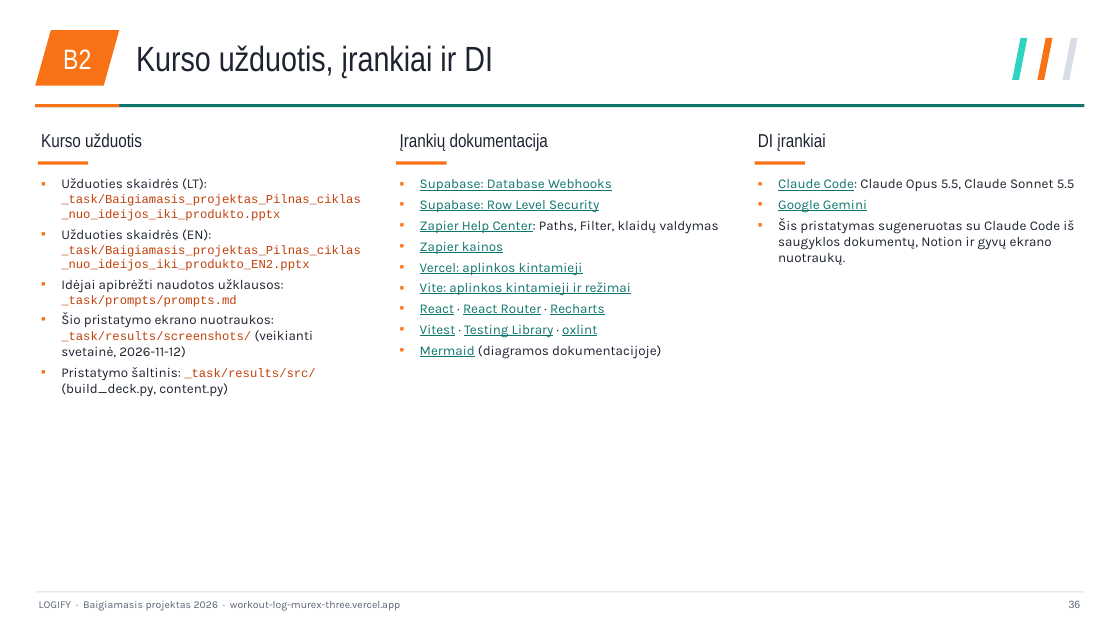
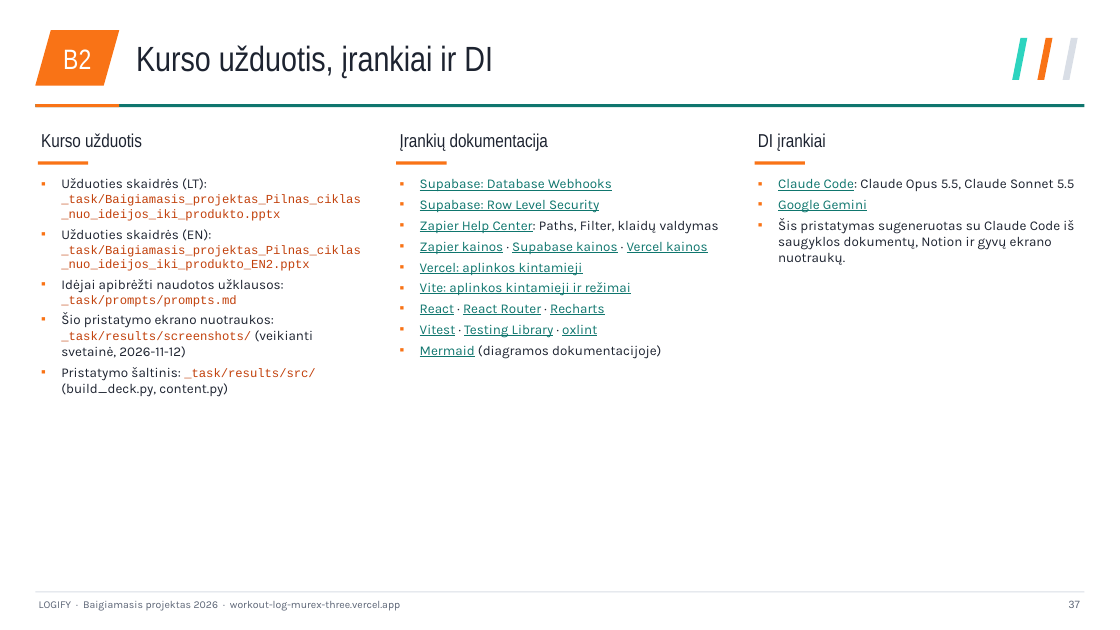
Before and after one commit to mse1987319-png/workout-log, a slide deck: slide 37 of _task/results/Logify_LT.pptx (slide 36 before the commit). Drawn at 1120x630 pixels with LibreOffice and Linux fonts; fonts in the diff are those of the drawing. Boxes give left, top, right and bottom in pixels: in the first picture for what was removed or moved away, otherwise in the second. Text is boxed around its words. In the diff, an @@ line names an element or a change of style, - is before the commit and + after.

```diff
--- a/_task/results/Logify_LT.pptx
+++ b/_task/results/Logify_LT.pptx
@@ text at [420, 242, 707, 254]: text changed @@
-▪ Zapier kainos
+▪ Zapier kainos · Supabase kainos · Vercel kainos
@@ text at [1069, 600, 1081, 608]: text changed @@
-36
+37
```
Also in this commit, not shown: 20 other slides changed, 1 slide added, 3 other files.
